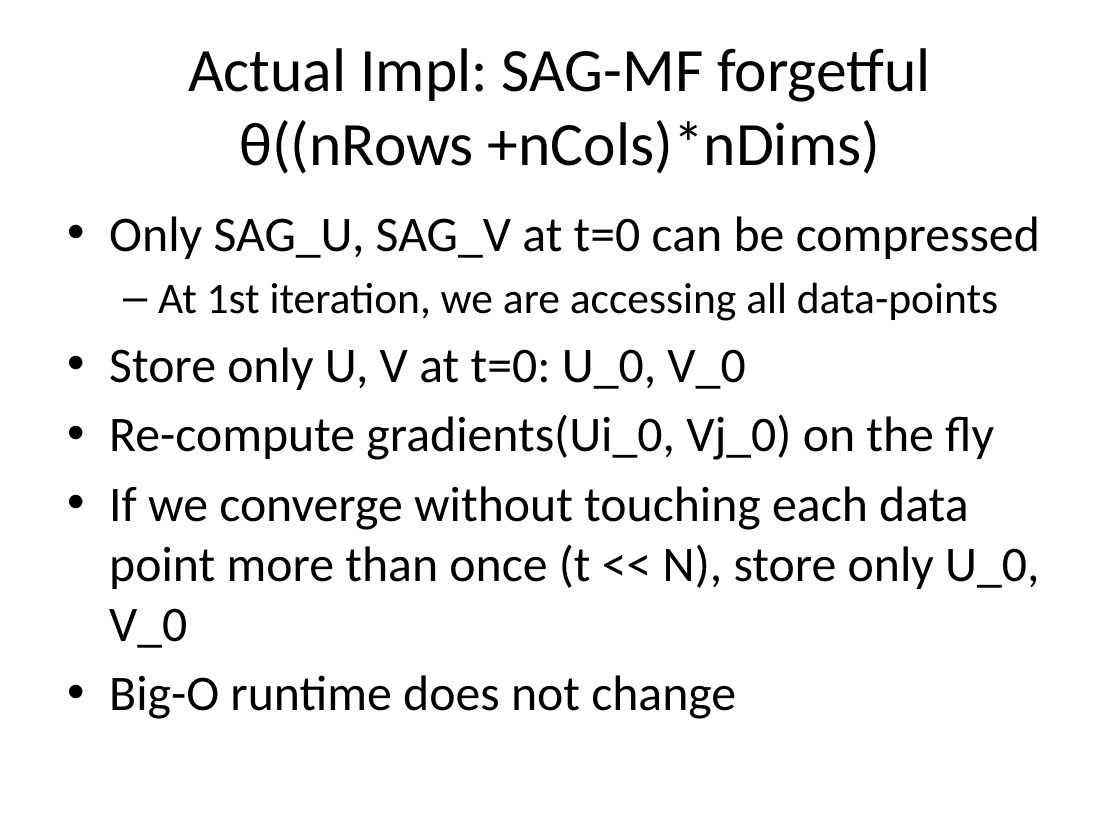
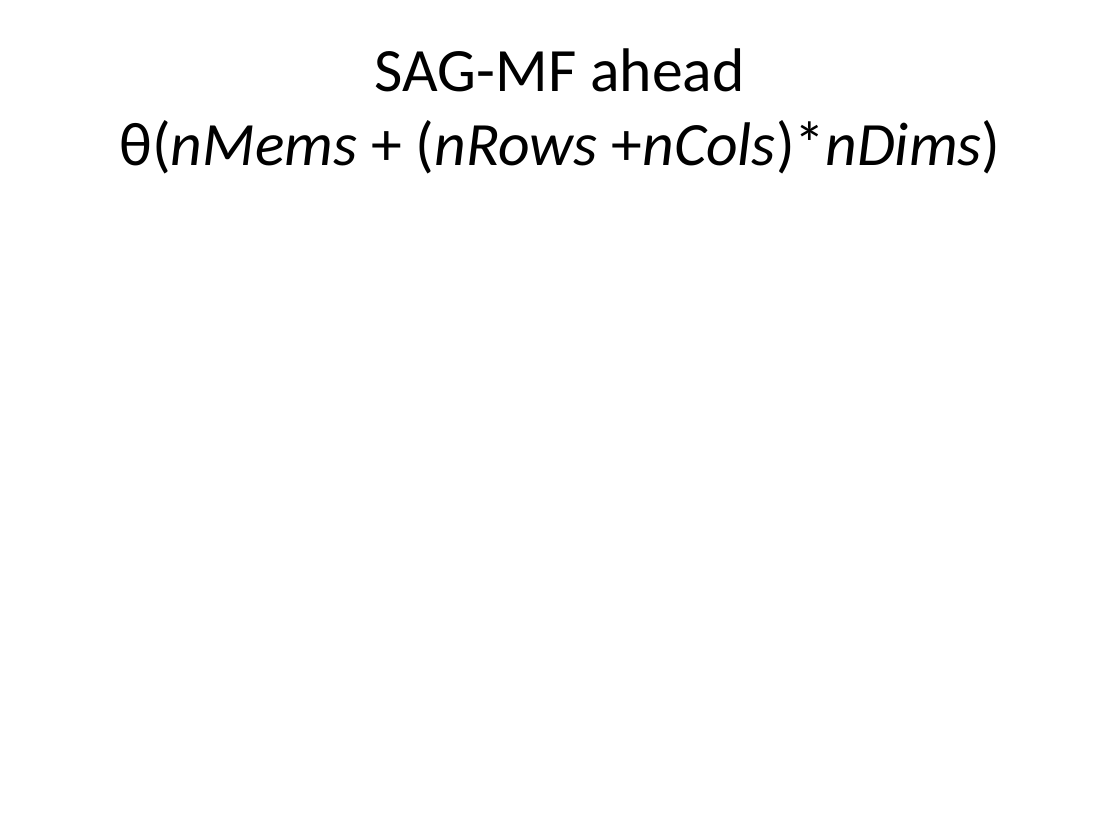
Before and after one commit to jamestklo/MatrixFactorizationMatlab, a slide deck: slide 23 of cs534L-SAGmf.pptx (slide 21 before the commit). Drawn at 1120x840 pixels with LibreOffice and Linux fonts; fonts in the diff are those of the drawing; grey boxes stand for pictures. Boxes give left, top, right and bottom in pixels: in the first picture for what was removed or moved away, otherwise in the second. Text is boxed around its words. In the diff, an @@ line names an element or a change of style, - is before the commit and + after.

```diff
--- a/cs534L-SAGmf.pptx
+++ b/cs534L-SAGmf.pptx
@@ title at <box>120,48,1001,174</box>: text changed; italic on @@
-Actual Impl: SAG-MF forgetful
-θ((nRows +nCols)*nDims)
+SAG-MF ahead
+θ(nMems + (nRows +nCols)*nDims)
@@ text removed at <box>109,216,1040,719</box> @@
-• Only SAG_U, SAG_V at t=0 can be compressed
-  – At 1st iteration, we are accessing all data-points
-• Store only U, V at t=0: U_0, V_0
-• Re-compute gradients(Ui_0, Vj_0) on the fly
-• If we converge without touching each data point more than once (t << N), store only U_0, V_0
-• Big-O runtime does not change
```
Also in this commit, not shown: 19 other slides changed, 5 slides added, 3 other files.
